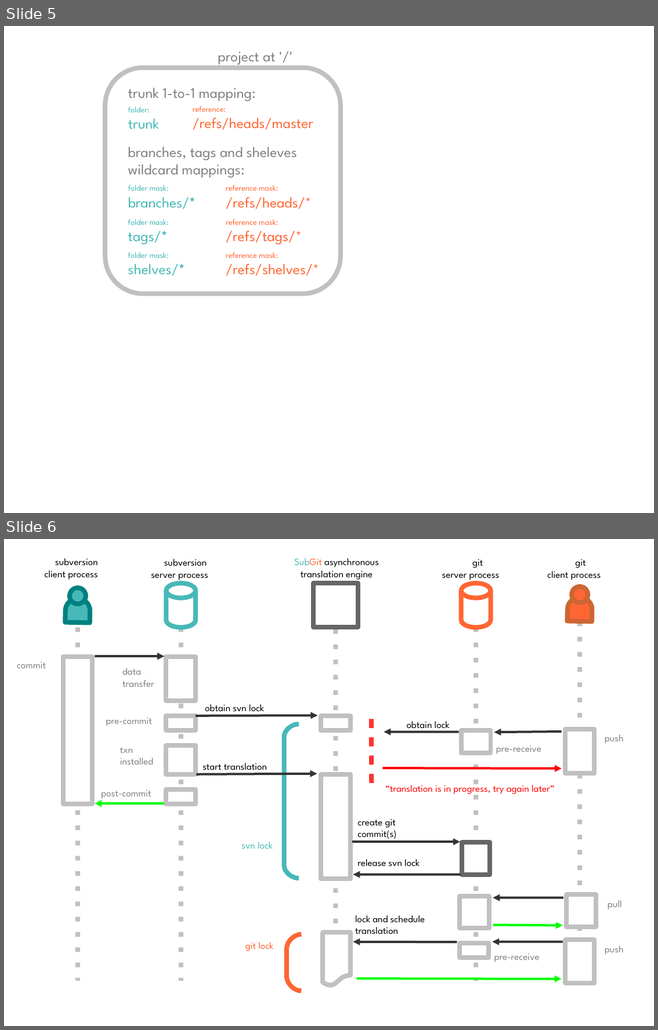
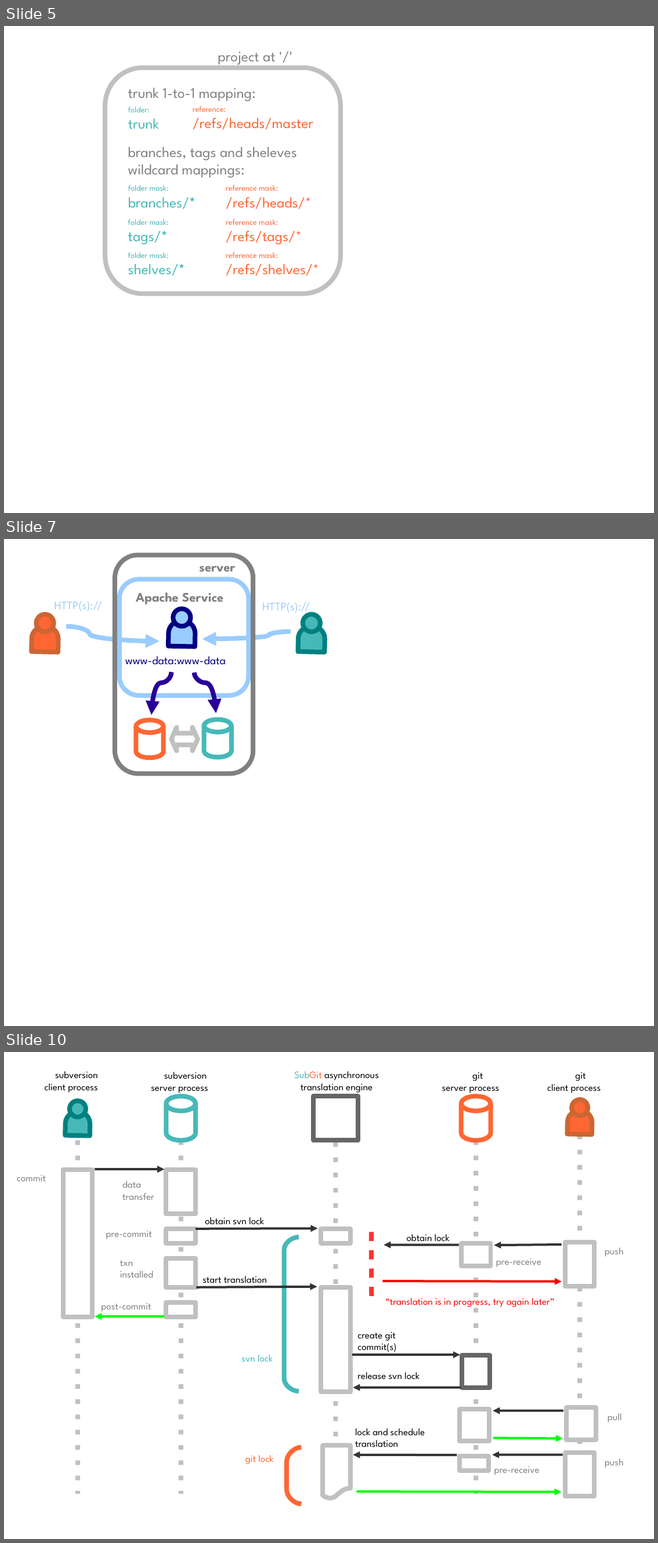
Before and after one commit to vs/subgit-book, a slide deck: subgit-book.odp. Shown one above the other, each under a label of ours: slides 5 and 6 before the commit, slides 5, 7 and 10 after it; the slides between them are not shown. The pictures are 658x1030 and 658x1543 pixels, drawn with LibreOffice and Linux fonts; fonts in the diff are those of the drawing. Boxes give left, top, right and bottom in pixels: in the first picture for what was removed or moved away, otherwise in the second. Text is boxed around its words. In the diff, an @@ line names an element or a change of style, - is before the commit and + after.

```diff
--- a/subgit-book.odp
+++ b/subgit-book.odp
@@ slide 7 added at bbox=[4, 539, 654, 1026], background #FFFFFF @@
@@ rounded rectangle added at bbox=[115, 555, 253, 774], outline #808080 5.67 pt @@
@@ text added at bbox=[199, 566, 235, 571], 16 pt, text #808080, bold @@
+server
@@ rounded rectangle added at bbox=[119, 579, 249, 695], outline #99CCFF 5.67 pt @@
@@ text added at bbox=[54, 601, 102, 611], 14 pt, text #99CCFF @@
+HTTP(s)://
@@ text added at bbox=[136, 592, 224, 605], 16 pt, text #808080, bold @@
+Apache Service
@@ text added at bbox=[262, 602, 310, 614], 14 pt, text #99CCFF @@
+HTTP(s)://
@@ flow chart delay added at bbox=[32, 625, 59, 652], fill #FF6633, outline #CC6633 5.67 pt @@
@@ ellipse added at bbox=[36, 614, 54, 632], fill #FF6633, outline #CC6633 5.67 pt @@
@@ flow chart delay added at bbox=[169, 620, 195, 647], fill #99CCFF, outline #000080 5.67 pt @@
@@ ellipse added at bbox=[173, 609, 191, 626], fill #99CCFF, outline #000080 5.67 pt @@
@@ flow chart delay added at bbox=[298, 625, 325, 652], fill #47B8B8, outline #008080 5.67 pt @@
@@ ellipse added at bbox=[303, 614, 321, 632], fill #47B8B8, outline #008080 5.67 pt @@
@@ curved arrow added from (67, 626) to (159, 642), #99CCFF 5.67 pt @@
@@ curved arrow added from (291, 632) to (202, 639), #99CCFF 5.67 pt @@
@@ text added at bbox=[125, 656, 226, 665], 14 pt, text #000080 @@
+www-data:www-data
@@ curved arrow added from (172, 672) to (151, 715), #280099 5.67 pt @@
@@ curved arrow added from (194, 673) to (216, 714), #280099 5.67 pt @@
@@ cylinder added at bbox=[136, 720, 163, 758], outline #FF6633 5.67 pt @@
@@ left right arrow added at bbox=[172, 727, 198, 751], outline #C0C0C0 5.67 pt @@
@@ cylinder added at bbox=[204, 719, 231, 757], outline #47B8B8 5.67 pt @@
@@ what was slide 6 is now slide 10 @@
```
Also in this commit, not shown: 3 other slides added, 5 other files.
